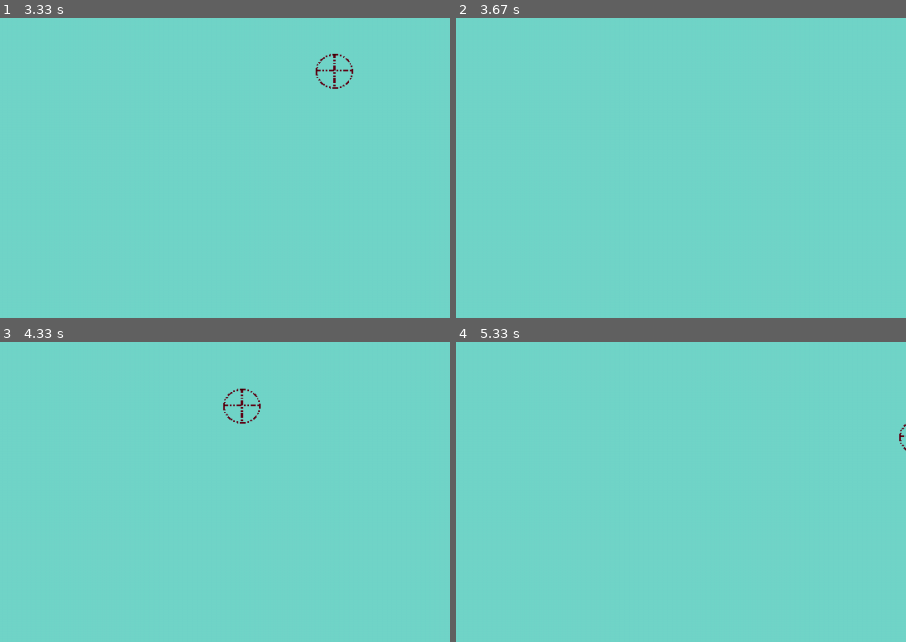
Above: before the commit, frames 1-4 (two rows, left to right).
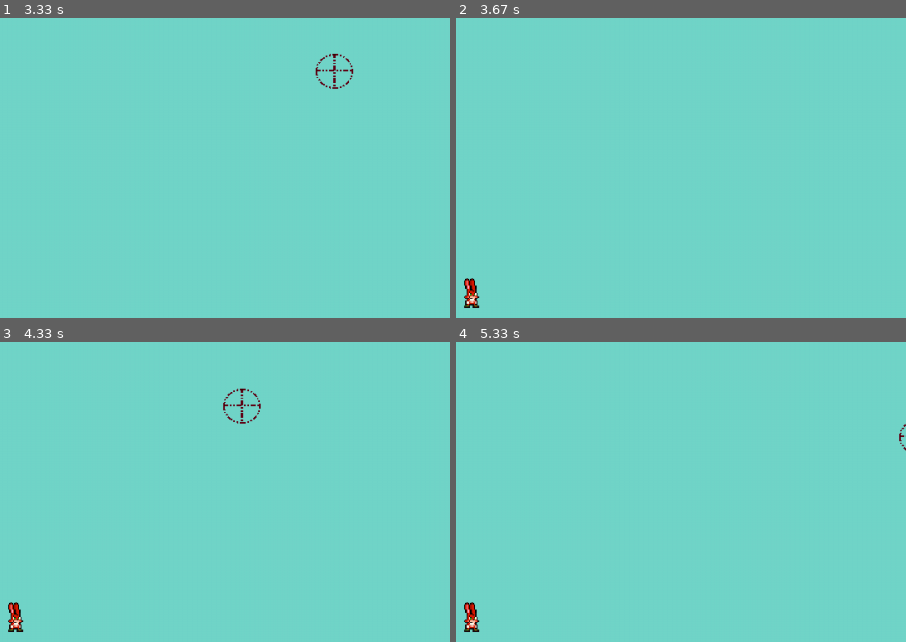
Above: after the commit, the same moments.

Repository: dadato2/Rabbunies---Assignment-Game
Game: pygame game, started from main.py
The game is run twice, just before and just after one commit, with the same random seed, the same clock (stepped at 60 frames per second) and the same inputs.
Inputs (mouse positions are % of the whole screen's width and height, from its top left):
- Up to frame 1 (3.33 s): tap Space at 0.33 s; click (82, 47) at 1.22 s; click (51, 56) at 1.55 s; hold W 1.83-2.3 s; move the mouse to (19, 35) at 1.87 s; hold D 2.33-2.8 s; move the mouse to (65, 15) at 2.37 s; hold A from 2.83 s (still down); move the mouse to (62, 59) at 2.87 s
- Up to frame 2 (3.67 s): release A at 3.37 s; hold S from 3.4 s (still down); move the mouse to (52, 16) at 3.43 s
- Up to frame 3 (4.33 s): release S at 3.7 s; hold A 3.73-4.13 s; move the mouse to (14, 47) at 3.77 s; hold W from 4.17 s (still down); move the mouse to (51, 60) at 4.2 s
- Up to frame 4 (5.33 s): release W at 4.53 s; hold D 4.57-5.2 s; move the mouse to (47, 33) at 4.6 s; hold S from 5.23 s (still down); move the mouse to (76, 66) at 5.27 s
The pictures show only the part of the screen within x 25-75%, y 50-100%; the shares and areas given below are measured in that part.

Frame 1 is identical in both runs. In frame 2, 0.3% of the frame differs, in the area x 1-6%, y 86-97%; in frame 3, 0.3%; in frame 4, 0.3%.

Commit message:
fixed wave spawning

Diff:
--- a/main.py
+++ b/main.py
@@ -239,7 +239,11 @@
         if len(ObjectLists.listOfEnemies) <= 0 and waitAMinute <= 0:
             waitAMinute = random.randrange(2, 4)
             Global.wave += 1
-            for times in range(0, random.randrange(0, int(Global.wave/2)+1)):
+            waveMinEnemies = int(Global.wave/3)+1
+            waveMaxEnemies = int(Global.wave/2)+1
+            if waveMinEnemies == waveMaxEnemies:
+                waveMaxEnemies += 1
+            for times in range(0, random.randrange(waveMinEnemies, waveMaxEnemies)):
                 idd = random.randrange(Global.wave)
                 if 0 <= idd < 3:
                     enemy = Bun1()
